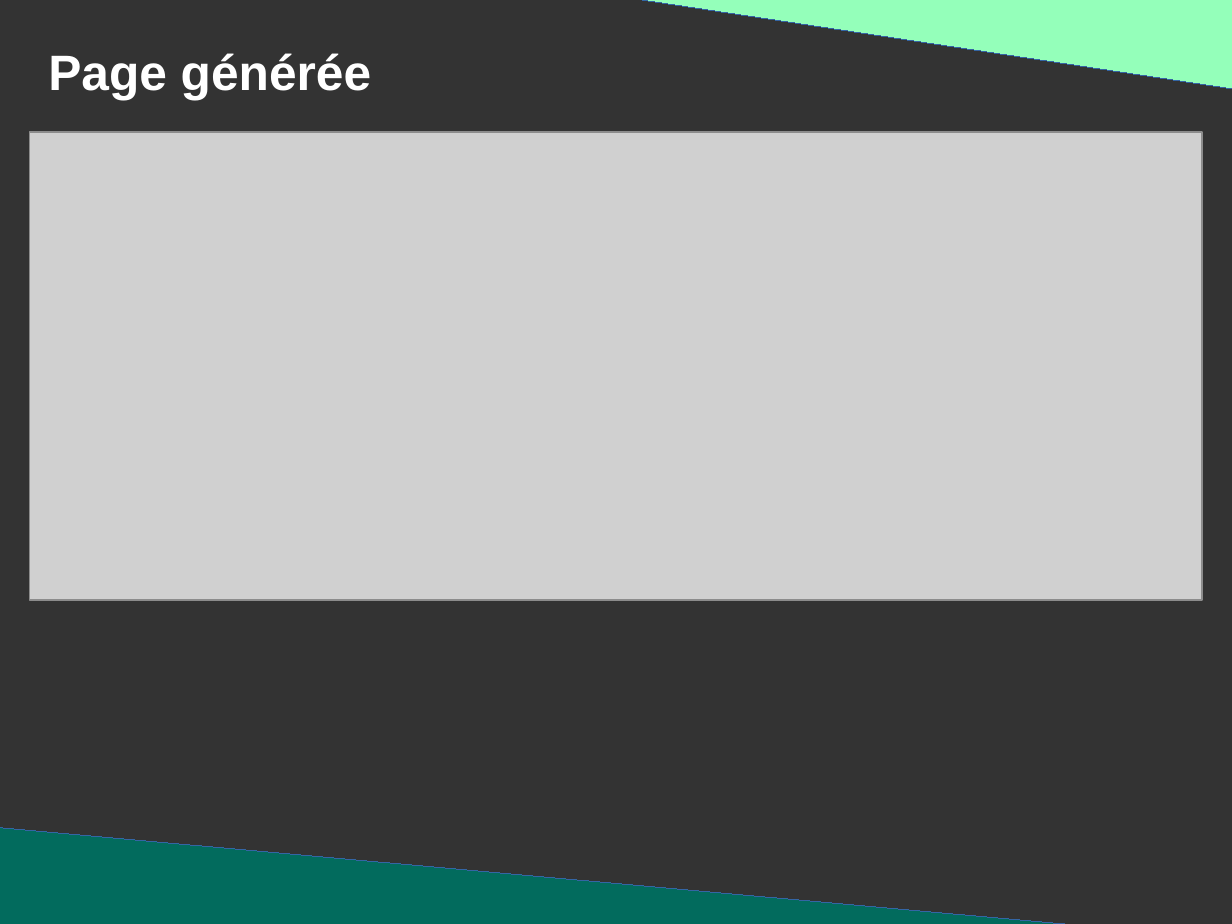
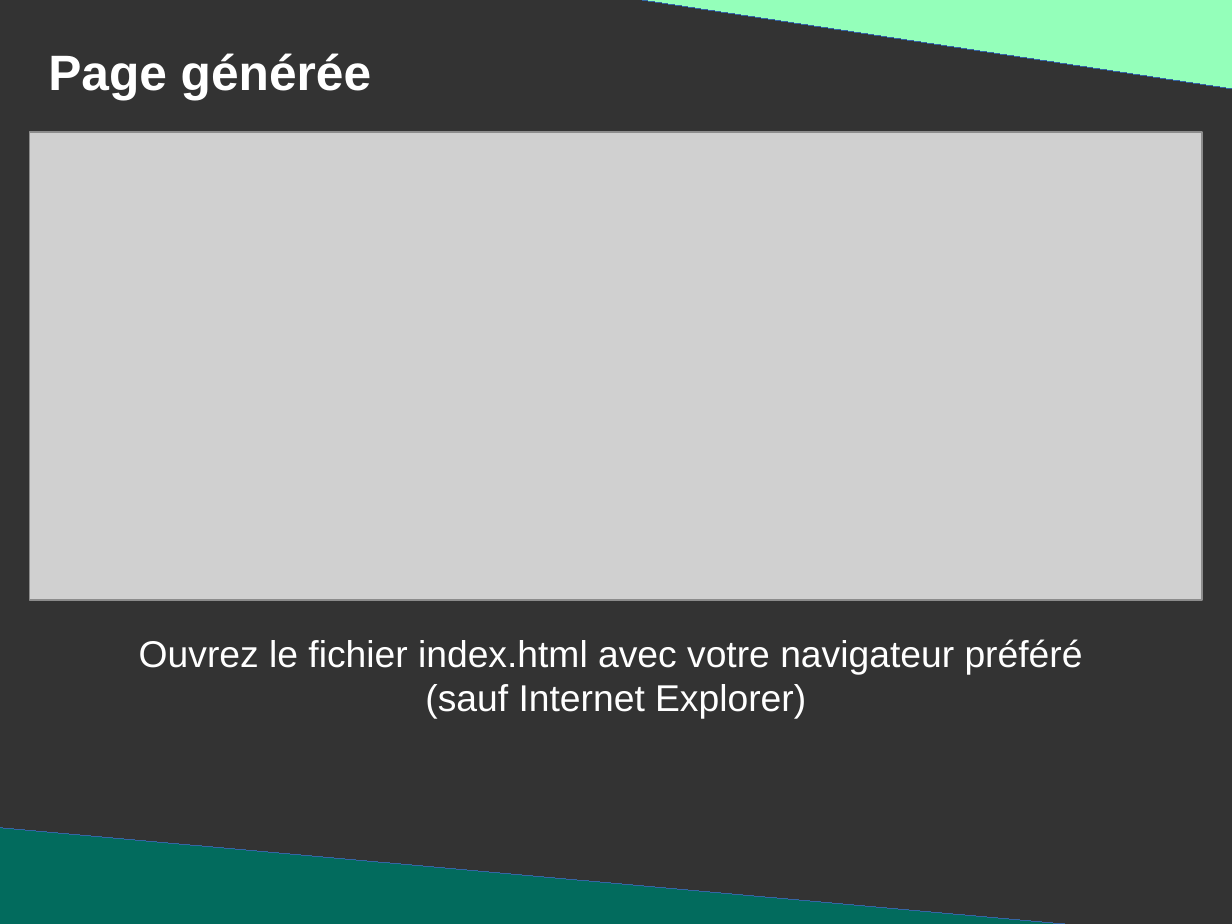
Before and after one commit to DanYellow/presentations, a slide deck: slide 8 of mmi/html/travaux-pratiques/numero-2/presentation.odp. Drawn at 1232x924 pixels with LibreOffice and Linux fonts; fonts in the diff are those of the drawing; grey boxes stand for pictures. Boxes give left, top, right and bottom in pixels: in the first picture for what was removed or moved away, otherwise in the second. Text is boxed around its words. In the diff, an @@ line names an element or a change of style, - is before the commit and + after.

```diff
--- a/mmi/html/travaux-pratiques/numero-2/presentation.odp
+++ b/mmi/html/travaux-pratiques/numero-2/presentation.odp
@@ title added at [139, 639, 1083, 719], 24 pt, text #FFFFFF @@
+Ouvrez le fichier index.html avec votre navigateur préféré
+(sauf Internet Explorer)
```
Also in this commit, not shown: 7 other slides changed, 15 other files.
